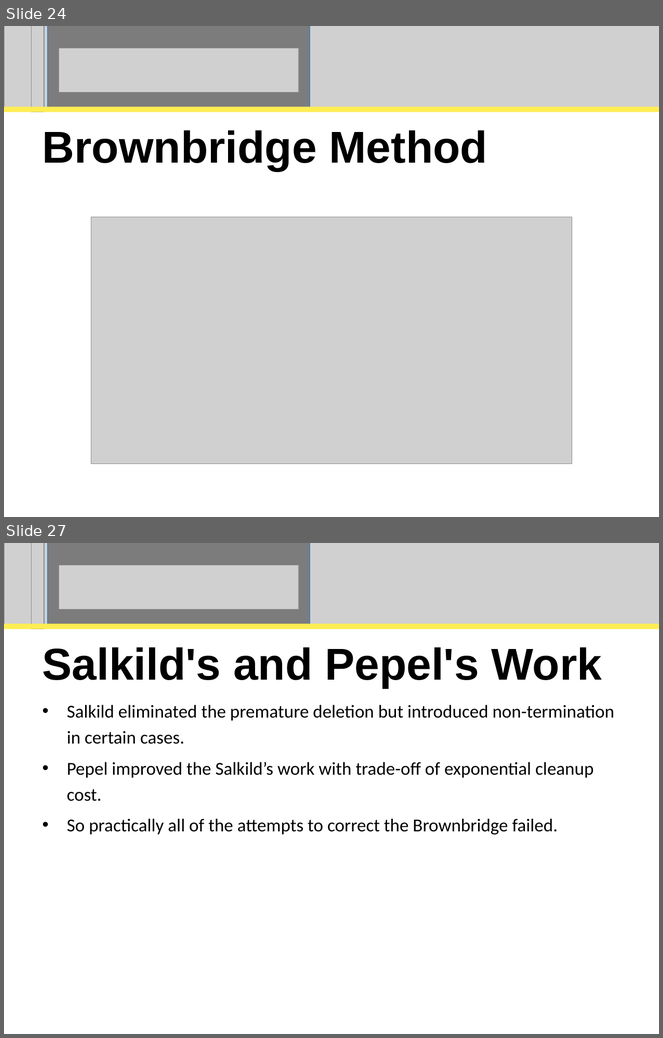
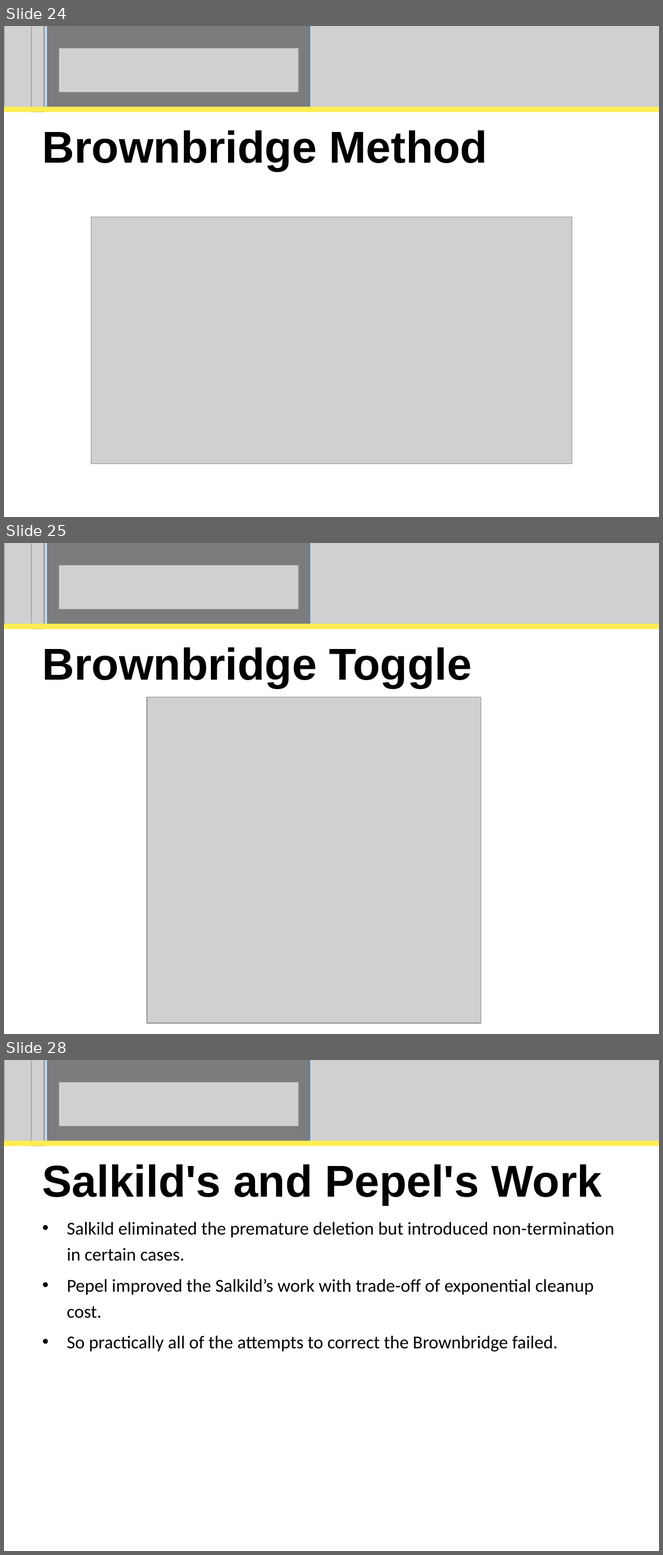
Before and after one commit to perpetualcoder/thesis, a slide deck: thesisppt/defense.ppt. Shown one above the other, each under a label of ours: slides 24 and 27 before the commit, slides 24, 25 and 28 after it; the slides between them are not shown. The pictures are 663x1038 and 663x1555 pixels, drawn with LibreOffice and Linux fonts; fonts in the diff are those of the drawing; grey boxes stand for pictures. Boxes give left, top, right and bottom in pixels: in the first picture for what was removed or moved away, otherwise in the second. Text is boxed around its words. In the diff, an @@ line names an element or a change of style, - is before the commit and + after.

```diff
--- a/thesisppt/defense.ppt
+++ b/thesisppt/defense.ppt
@@ slide 25 added at [4,543,659,1034], background #FFFFFF @@
@@ picture added at [4,543,659,625] @@
@@ picture added at [32,543,44,629] @@
@@ rectangle added at [48,543,310,625], fill #000000 at 40% opacity, outline #4A7EBB 0.74 pt @@
@@ picture added at [59,565,299,610] @@
@@ rectangle added at [4,624,659,629], fill #FEED52 @@
@@ title added at [42,648,472,688], 49 pt, text #000000, bold @@
+Brownbridge Toggle
@@ picture added at [147,697,481,1024] @@
@@ what was slide 27 is now slide 28 @@
```
Also in this commit, not shown: 21 slides changed, 2 other slides added, 4 slides removed, 8 other files.
